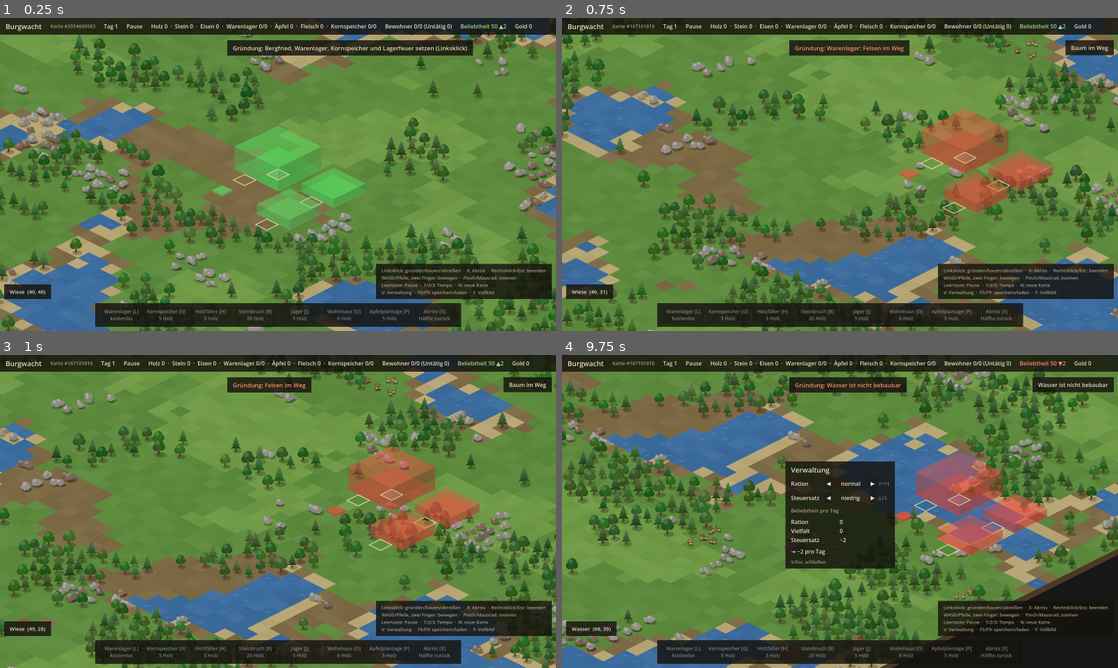
Above: before the commit, frames 1-4 (two rows, left to right).
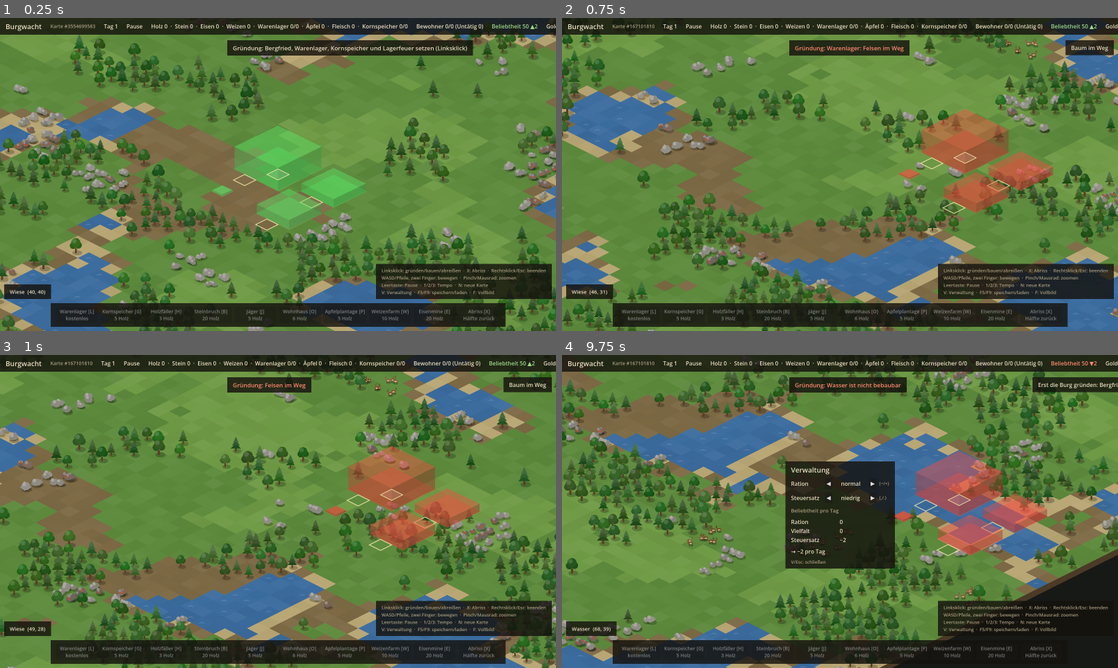
Above: after the commit, the same moments.

Repository: GwydionBr/burgwacht
Game: Godot game, scene res://scenes/main.tscn
The game is run twice, just before and just after one commit, with the same random seed, the same clock (stepped at 60 frames per second) and the same inputs.
Inputs (mouse positions are in pixels of both pictures, inside the frame that each line leads up to):
- Up to frame 1 (0.25 s): no input
- Up to frame 2 (0.75 s): tap Enter at 0.5 s; move the mouse to (962, 158) at 0.52 s; hold D from 0.53 s (still down); tap N at 0.6 s; click (962, 158) at 0.67 s
- Up to frame 3 (1 s): keep holding D; tap Space at 0.77 s
- Up to frame 4 (9.75 s): release D at 1.25 s; drag from (728, 527) to (812, 574) at 1.27 s; tap Space at 2, 3.77, 8 s; move the mouse to (895, 442) at 2.02 s; hold D 2.03-2.75 s; tap 2 at 2.1 s; drag from (812, 574) to (673, 464) at 2.77 s; tap Enter at 3.5, 9.5 s; move the mouse to (1006, 558) at 3.52 s; hold A 3.53-4.25 s; tap V at 3.6 s; drag from (673, 464) to (756, 433) at 4.27 s; click "◀" at 5 s; click "▶" at 5.75 s; click "◀" at 6.5 s; click "▶" at 7.25 s; move the mouse to (867, 511) at 8.02 s; hold S 8.03-8.75 s; tap F at 8.1 s; click (867, 511) at 8.17 s; drag from (756, 433) to (728, 527) at 8.77 s; move the mouse to (962, 495) at 9.52 s; hold W from 9.53 s (still down); tap 1 at 9.6 s

The runs differ from the first frame. In frame 1, 2.2% of the frame differs, in the area x 9-100%, y 1-99%; in frame 2, 2.3%; in frame 3, 2.2%; in frame 4, 1.9%.

Commit message:
Eisenmine und Weizenfarm als reine Daten, Ware Weizen (#61)
Eisenmine (E, gather, grenzt an ein Eisenvorkommen, Bergarbeiter) und Weizenfarm
(W, farm, nur auf Wiese/Blumenwiese, Bauer, „baut Weizen an“) in buildings.json,
Weizen als Ware des Warenlagers nach Eisen. Weizenfarm flach mit Ähren-Dekor.
Kein neuer Spielcode nötig (ADR 0003).

Co-Authored-By: Claude Opus 5.5 (1M context) <noreply@anthropic.com>

Diff:
--- a/data/buildings.json
+++ b/data/buildings.json
@@ -131,5 +131,41 @@
     "decor": "trees",
     "color": "#7a9a3a",
     "height": 6
+  },
+  "wheat_farm": {
+    "name": "Weizenfarm",
+    "behavior": "farm",
+    "workers": 1,
+    "worker_name": "Bauer",
+    "work_text": "baut Weizen an",
+    "work_ticks": 250,
+    "product": "wheat",
+    "load": 4,
+    "size": [4, 4],
+    "entrance": [1, 3],
+    "cost": { "wood": 10 },
+    "rules": [{ "kind": "on_terrain", "terrain": ["grass", "meadow"], "reason": "Nur auf Wiese" }],
+    "hotkey": "W",
+    "decor": "wheat",
+    "color": "#c9a93e",
+    "height": 4
+  },
+  "iron_mine": {
+    "name": "Eisenmine",
+    "behavior": "gather",
+    "workers": 1,
+    "worker_name": "Bergarbeiter",
+    "deposit": "iron",
+    "mine_ticks": 80,
+    "process_ticks": 20,
+    "load": 2,
+    "range": 6,
+    "size": [2, 2],
+    "entrance": [0, 1],
+    "cost": { "wood": 20 },
+    "rules": [{ "kind": "next_to_deposit", "deposit": "iron", "reason": "Muss an ein Eisenvorkommen grenzen" }],
+    "hotkey": "E",
+    "color": "#5a5550",
+    "height": 22
   }
 }
--- a/data/goods.json
+++ b/data/goods.json
@@ -2,6 +2,7 @@
   "wood":  { "name": "Holz",  "storage": "warehouse", "color": "#8b5a2b" },
   "stone": { "name": "Stein", "storage": "warehouse", "color": "#a8a59c" },
   "iron":  { "name": "Eisen", "storage": "warehouse", "color": "#5e6268" },
+  "wheat": { "name": "Weizen", "storage": "warehouse", "color": "#d8b64a" },
   "apples": { "name": "Äpfel", "storage": "granary", "food": true, "color": "#c0392b" },
   "meat":   { "name": "Fleisch", "storage": "granary", "food": true, "color": "#9e3b3b" }
 }
--- a/src/view/building_view.gd
+++ b/src/view/building_view.gd
@@ -6,7 +6,8 @@
 ## denen vor seinen beiden sichtbaren Wänden, damit Vorkommen davor und dahinter richtig
 ## erscheinen (exakt für quadratische Grundflächen). Das Lagerfeuer ist kein Block, sondern
 ## ein Steinkreis mit Flamme (Platzhalter). Gebäude mit "decor": "trees" (Apfelplantage)
-## tragen auf jeder Kachel ein kleines Obstbäumchen.
+## tragen auf jeder Kachel ein kleines Obstbäumchen, mit "decor": "wheat" (Weizenfarm)
+## einige Ähren.
 
 const INSET := 3.0
 const GATE_COLOR := Color("#2a1d12")
@@ -20,6 +21,8 @@
 const FLAME_INNER_COLOR := Color("#ffd166")
 const CROWN_COLOR := Color("#3f6b2a")
 const FRUIT_COLOR := Color("#c0392b")
+const STALK_COLOR := Color("#a8862c")
+const EAR_COLOR := Color("#ecd27a")
 
 var _type: String
 var _origin: Vector2i
@@ -51,8 +54,11 @@
 		var outline := face.duplicate()
 		outline.append(face[0])
 		draw_polyline(outline, OUTLINE_COLOR, 1.0, true)
-	if str(def.get("decor", "")) == "trees":
-		_draw_small_trees(float(def["height"]))
+	match str(def.get("decor", "")):
+		"trees":
+			_draw_small_trees(float(def["height"]))
+		"wheat":
+			_draw_wheat(float(def["height"]))
 	_draw_label(str(def["name"]), (faces[2][0] + faces[2][2]) * 0.5)
 
 
@@ -104,10 +110,7 @@
 
 ## Ein kleines Obstbäumchen mitten auf jeder Kachel der Grundfläche, hinten zuerst.
 func _draw_small_trees(height: float) -> void:
-	var tiles := Building.footprint(_type, _origin)
-	tiles.sort_custom(func(a: Vector2i, b: Vector2i) -> bool: return a.x + a.y < b.x + b.y)
-	for tile in tiles:
-		var foot := Iso.tile_to_world(tile) - position + Vector2(0, -height)
+	for foot in _decor_spots(height):
 		draw_set_transform(foot, 0.0, Vector2(1.0, 0.5))
 		draw_circle(Vector2(3, 0), 7.0, Color(0, 0, 0, 0.22))
 		draw_set_transform(Vector2.ZERO)
@@ -150,3 +153,25 @@
 	var pos := center + Vector2(-width * 0.5, LABEL_SIZE * 0.35)
 	draw_string_outline(font, pos, text, HORIZONTAL_ALIGNMENT_LEFT, -1, LABEL_SIZE, 3, Color(0, 0, 0, 0.6))
 	draw_string(font, pos, text, HORIZONTAL_ALIGNMENT_LEFT, -1, LABEL_SIZE, LABEL_COLOR)
+
+
+## Drei Ähren mitten auf jeder Kachel der Grundfläche, hinten zuerst.
+func _draw_wheat(height: float) -> void:
+	for foot in _decor_spots(height):
+		for x: float in [-6.0, 0.0, 6.0]:
+			var base := foot + Vector2(x, absf(x) * 0.3)
+			var tip := base + Vector2(x * 0.2, -10)
+			draw_line(base, tip, STALK_COLOR, 1.2)
+			draw_set_transform(tip + Vector2(0, -2), 0.0, Vector2(0.45, 1.0))
+			draw_circle(Vector2.ZERO, 3.2, EAR_COLOR)
+			draw_set_transform(Vector2.ZERO)
+
+
+## Die Mitte jeder Kachel der Grundfläche auf dem Dach (Höhe height), hinten zuerst.
+func _decor_spots(height: float) -> Array[Vector2]:
+	var tiles := Building.footprint(_type, _origin)
+	tiles.sort_custom(func(a: Vector2i, b: Vector2i) -> bool: return a.x + a.y < b.x + b.y)
+	var spots: Array[Vector2] = []
+	for tile in tiles:
+		spots.append(Iso.tile_to_world(tile) - position + Vector2(0, -height))
+	return spots
--- a/tests/test_building.gd
+++ b/tests/test_building.gd
@@ -117,7 +117,7 @@
 
 
 func test_buildable_types_come_from_data() -> void:
-	assert_eq(GameWorld.buildable_types(), ["warehouse", "granary", "woodcutter", "quarry", "hunter", "house", "orchard"] as Array[String], "Baubare Typen:")
+	assert_eq(GameWorld.buildable_types(), ["warehouse", "granary", "woodcutter", "quarry", "hunter", "house", "orchard", "wheat_farm", "iron_mine"] as Array[String], "Baubare Typen:")
 
 
 func test_campfire_cannot_be_built() -> void:
--- /dev/null
+++ b/tests/test_iron_and_wheat.gd
@@ -0,0 +1,144 @@
+extends TestCase
+## Simulationstests: Eisenmine (Verhalten „gather“) und Weizenfarm (Verhalten „farm“) –
+## reine Einträge in den Daten. Leere Karte (nur Wiese); Bergfried (ID 1) bei (2, 2),
+## Warenlager (ID 2) bei (7, 2), Lagerfeuer (ID 3) bei (3, 8), Kornspeicher (ID 4) bei (7, 6).
+
+const KEEP_ORIGIN := Vector2i(2, 2)
+const WAREHOUSE := 2
+## Freie Stelle rechts vom Warenlager.
+const SITE := Vector2i(12, 2)
+## Eisenvorkommen direkt rechts neben einer Eisenmine (2×2) bei SITE.
+const IRON := Vector2i(14, 2)
+const NOT_NEXT_TO_IRON := "Muss an ein Eisenvorkommen grenzen"
+const ONLY_ON_GRASS := "Nur auf Wiese"
+## Obergrenze für einen ganzen Arbeitsgang.
+const MAX_TICKS := 1000
+
+
+func _founded() -> GameWorld:
+	var world := empty_world()
+	assert_eq(world.execute(Command.found(KEEP_ORIGIN)), "", "Gründung:")
+	return world
+
+
+func _until(world: GameWorld, condition: Callable, what: String) -> bool:
+	for i in MAX_TICKS:
+		if condition.call():
+			return true
+		world.step()
+	assert_true(false, "Nach %d Takten nicht erreicht: %s" % [MAX_TICKS, what])
+	return false
+
+
+func test_wheat_is_a_warehouse_good_after_iron() -> void:
+	var goods: Dictionary = GameDefs.get_instance().goods
+	assert_eq(goods.keys().slice(0, 4), ["wood", "stone", "iron", "wheat"], "Reihenfolge:")
+	var wheat: Dictionary = goods["wheat"]
+	assert_eq(str(wheat["name"]), "Weizen", "Name:")
+	assert_eq(str(wheat["storage"]), "warehouse", "Lagerart:")
+	assert_true(not wheat.get("food", false), "Weizen ist keine Nahrung")
+	assert_true(wheat.has("color"), "Farbe für die getragene Ware")
+
+
+func test_iron_mine_data() -> void:
+	var def: Dictionary = GameDefs.get_instance().buildings["iron_mine"]
+	assert_eq(str(def["name"]), "Eisenmine", "Name:")
+	assert_eq(str(def["behavior"]), "gather", "Verhalten:")
+	assert_eq(str(def["worker_name"]), "Bergarbeiter", "Arbeitername:")
+	assert_eq(str(def["hotkey"]), "E", "Taste:")
+	assert_eq(Building.size_of("iron_mine"), Vector2i(2, 2), "Größe:")
+	assert_eq(int(def["cost"]["wood"]), 20, "Kosten Holz:")
+	assert_eq((def["cost"] as Dictionary).size(), 1, "Nur Holz:")
+	var mine := Building.create(1, "iron_mine", Vector2i.ZERO)
+	var actual: Array = [mine.worker_slots(), mine.deposit_type(), mine.mine_ticks(), mine.process_ticks(),
+			mine.carry_load(), mine.gather_range()]
+	assert_eq(actual, [1, "iron", 80, 20, 2, 6], "Sammlerwerte:")
+	assert_true(GameWorld.buildable_types().has("iron_mine"), "Eisenmine hat eine Bautaste")
+
+
+func test_wheat_farm_data() -> void:
+	var def: Dictionary = GameDefs.get_instance().buildings["wheat_farm"]
+	assert_eq(str(def["name"]), "Weizenfarm", "Name:")
+	assert_eq(str(def["behavior"]), "farm", "Verhalten:")
+	assert_eq(str(def["worker_name"]), "Bauer", "Arbeitername:")
+	assert_eq(str(def["hotkey"]), "W", "Taste:")
+	assert_eq(Building.size_of("wheat_farm"), Vector2i(4, 4), "Größe:")
+	assert_eq(int(def["cost"]["wood"]), 10, "Kosten Holz:")
+	assert_eq((def["cost"] as Dictionary).size(), 1, "Nur Holz:")
+	var farm := Building.create(1, "wheat_farm", Vector2i.ZERO)
+	var actual: Array = [farm.worker_slots(), farm.work_ticks(), farm.product(), farm.carry_load(), farm.work_text()]
+	assert_eq(actual, [1, 250, "wheat", 4, "baut Weizen an"], "Hofwerte:")
+	assert_true(GameWorld.buildable_types().has("wheat_farm"), "Weizenfarm hat eine Bautaste")
+
+
+func test_iron_mine_next_to_iron_is_allowed() -> void:
+	var world := _founded()
+	add_deposit(world, IRON, "iron")
+	assert_eq(world.build_error("iron_mine", SITE), "", "Am Eisenvorkommen:")
+
+
+func test_iron_mine_without_iron_is_rejected() -> void:
+	var world := _founded()
+	# Felsen und Baum daneben zählen nicht, schräg auch nicht.
+	add_deposit(world, IRON, "stone")
+	add_deposit(world, SITE + Vector2i(-1, 0), "tree")
+	add_deposit(world, SITE + Vector2i(2, 2), "iron")
+	var before := world.to_data()
+	assert_eq(world.build_error("iron_mine", SITE), NOT_NEXT_TO_IRON, "Abfrage:")
+	assert_eq(world.execute(Command.build("iron_mine", SITE)), NOT_NEXT_TO_IRON, "Befehl:")
+	assert_eq(world.to_data(), before, "Spielwelt unverändert:")
+
+
+func test_miner_delivers_iron_to_warehouse() -> void:
+	var world := _founded()
+	add_deposit(world, IRON, "iron")
+	var mine := build(world, "iron_mine", SITE)
+	var changed: Array[int] = []
+	world.stock_changed.connect(func(id: int) -> void: changed.append(id))
+	var worker := world.get_resident(1)
+	var mining_text := ""
+	var amount_before := world.map.get_deposit(IRON).amount
+	for i in MAX_TICKS:
+		if world.get_stock("iron") > 0:
+			break
+		world.step()
+		if worker.task == Resident.Task.MINING:
+			mining_text = world.activity_of(worker)
+	assert_eq(worker.workplace_id, mine, "Zugeteilt:")
+	assert_eq(world.get_building(WAREHOUSE).contents.get("iron", 0), 2, "Eisen im Warenlager (Traglast 2):")
+	assert_eq(changed, [WAREHOUSE] as Array[int], "Gemeldete Lager:")
+	assert_eq(world.map.get_deposit(IRON).amount, amount_before - 2, "Rest im Vorkommen:")
+	assert_true(mining_text.begins_with("Bergarbeiter – "), "Tätigkeit beim Abbau: %s" % mining_text)
+
+
+func test_wheat_farm_only_on_grass_and_meadow() -> void:
+	var world := _founded()
+	world.map.set_terrain(SITE + Vector2i(3, 0), "meadow")
+	assert_eq(world.build_error("wheat_farm", SITE), "", "Wiese und Blumenwiese:")
+	world.map.set_terrain(SITE + Vector2i(1, 2), "dirt")
+	var before := world.to_data()
+	assert_eq(world.build_error("wheat_farm", SITE), ONLY_ON_GRASS, "Abfrage:")
+	assert_eq(world.execute(Command.build("wheat_farm", SITE)), ONLY_ON_GRASS, "Befehl:")
+	assert_eq(world.to_data(), before, "Spielwelt unverändert:")
+
+
+func test_farmer_delivers_wheat_to_warehouse() -> void:
+	var world := _founded()
+	build(world, "wheat_farm", SITE)
+	var changed: Array[int] = []
+	world.stock_changed.connect(func(id: int) -> void: changed.append(id))
+	var worker := world.get_resident(1)
+	var ticks_inside := 0
+	var farming_text := ""
+	for i in MAX_TICKS:
+		if world.get_stock("wheat") > 0:
+			break
+		world.step()
+		if worker.is_inside_building():
+			ticks_inside += 1
+			farming_text = world.activity_of(worker)
+	assert_eq(world.get_building(WAREHOUSE).contents.get("wheat", 0), 4, "Weizen im Warenlager:")
+	assert_eq(changed, [WAREHOUSE] as Array[int], "Gemeldete Lager:")
+	assert_eq(ticks_inside, 250, "Takte auf der Farm:")
+	assert_eq(farming_text, "Bauer – baut Weizen an", "Tätigkeit:")
+	_until(world, func() -> bool: return world.get_stock("wheat") == 8, "Zweiter Gang")
Not shown, added: tests/test_iron_and_wheat.gd.uid
Not shown, changed: docs/architecture.md
